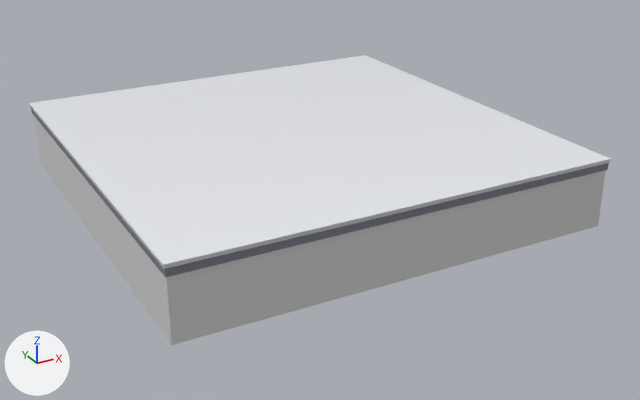
Renders of the glTF model 3d-assets/plates/comfortfloor.glb from each side of a commit.
Both versions are drawn from a camera (50 mm lens) standing at (-0.269, -0.526, 0.204) and looking at (0.01, -0.018, -0.05). Arrows for +X, +Y and +Z are at lower left; the lights stay in place. The first picture is the older version. Where no turn or scale is listed for an object, it has been applied to the vertices.

In view in the first picture: 'body', 'membrane', 'substrate', 'topcoat'.
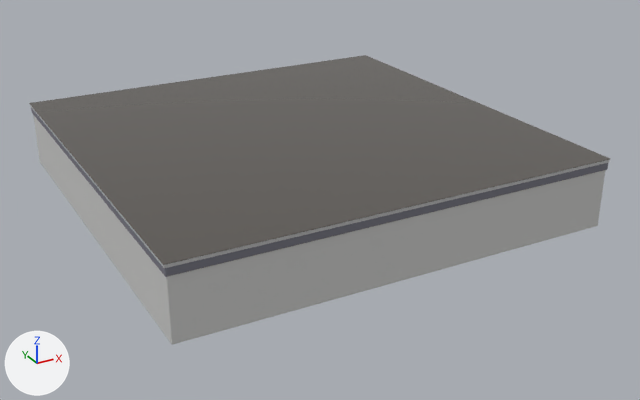
Where the newer file only moved an object's origin or applied its transform, the numbers keep the older frame.

Changed parts and their boxes [x1, y1, x2, y2] in the pictures (640 x 400 px):
```json
{"object": "topcoat", "change": "recoloured", "before": [29, 55, 610, 265], "after": [29, 55, 610, 265], "on screen": "white to dark grey"}
```

Edits to the scene script, one JSON object a line:
```json
{"op": "set", "path": "mat_var_topcoat.base_color", "old": "(0.85, 0.87, 0.9)", "new": "(0.1, 0.09, 0.08)", "note": "white #edf0f3 -> dark grey #595550"}
```
